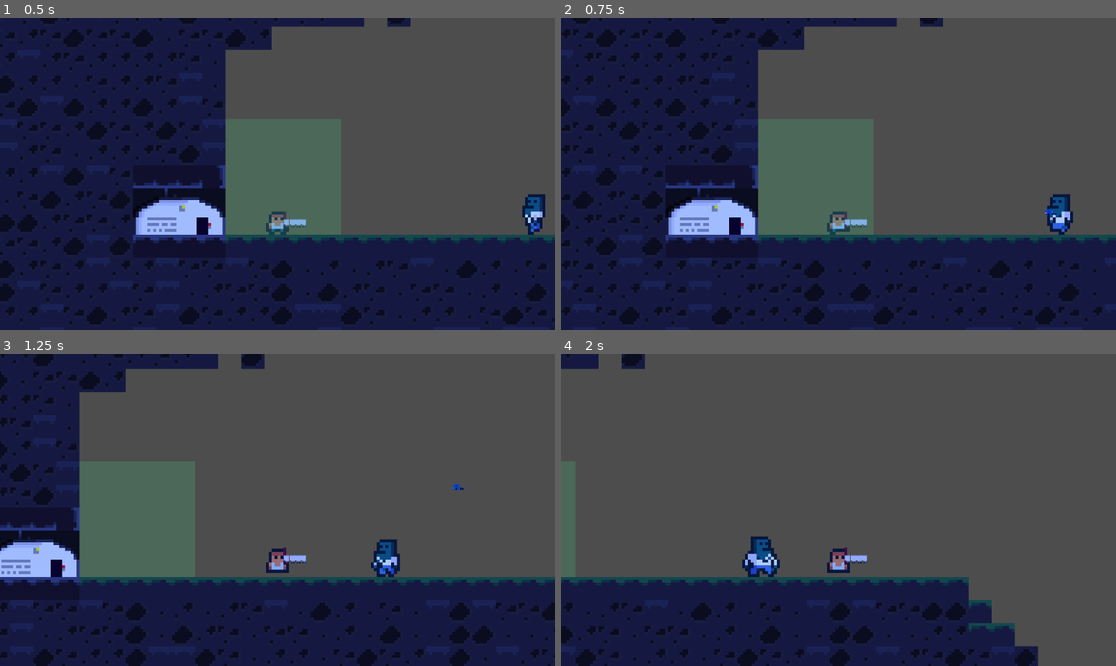
Above: before the commit, frames 1-4 (two rows, left to right).
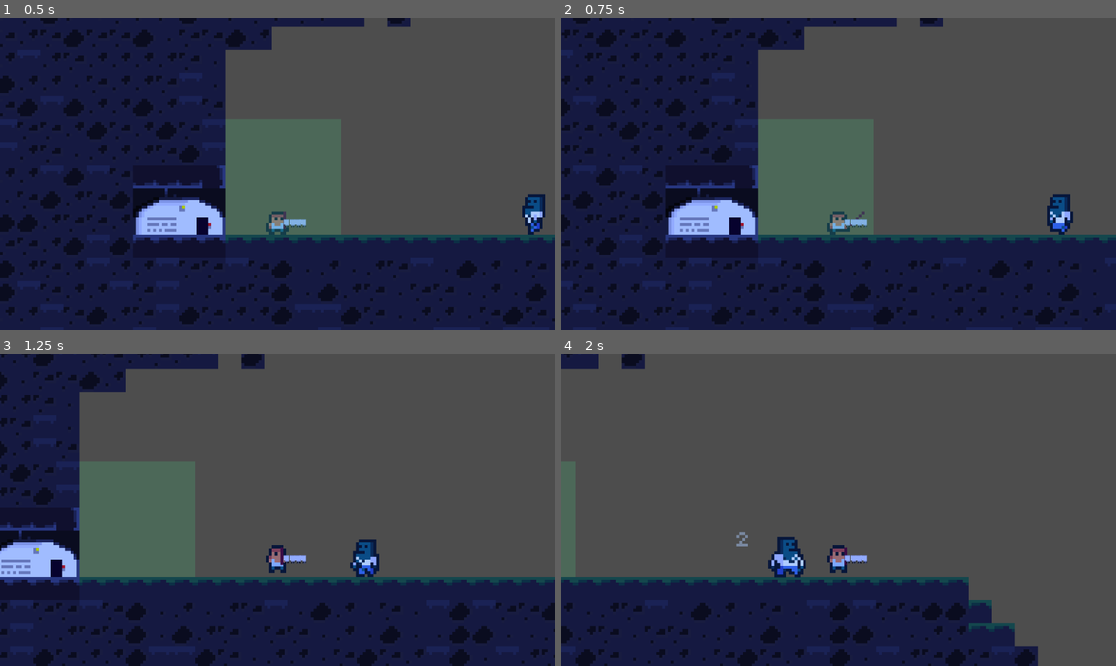
Above: after the commit, the same moments.

Repository: OllieBlomfield/zombie_game
Game: Godot game, scene res://scenes/levels/level_1.tscn
Same seed, same stepped clock (60 frames per second), same inputs: the game is played once before the commit and once after it. The engine's default icon, where the game draws it, is replaced by a stand-in: a white triangle on a blue panel in a dark square.
Inputs:
- Up to frame 1 (0.5 s): no input
- Up to frame 2 (0.75 s): hold D (right) from 0.53 s (still down); hold M (attack) from 0.53 s (still down)
- Up to frame 3 (1.25 s): keep holding D (right); keep holding M (attack); tap Space (jump) at 0.77 s
- Up to frame 4 (2 s): keep holding D (right); release M (attack) at 1.28 s; tap M (attack) at 1.35 s; tap Space (jump) at 1.52 s

Frame 1 is identical in both runs. In frame 2, less than 0.1% of the frame differs, in the area x 51-90%, y 61-68%; in frame 3, 1.2%; in frame 4, 1.5%, in the area x 31-53%, y 57-72%.

Commit message:
fixed positioning of damage labels

Diff:
--- a/components/hurtbox.gd
+++ b/components/hurtbox.gd
@@ -19,4 +19,4 @@
 	var damage_label = DAMAGE_LABEL.instantiate() as DamageLabel
 	damage_label.global_position = context.hit_point
 	damage_label.init(context)
-	get_parent().add_child(damage_label)
+	get_tree().current_scene.add_child(damage_label)
--- a/ranged_bullet.gd
+++ b/ranged_bullet.gd
@@ -21,7 +21,7 @@
 	var context := HitContext.new()
 	context.damage = damage
 	context.direction = velocity.normalized()
-	context.hit_point = position
+	context.hit_point = global_position
 	context.knockback = knockback
 
 	hurtbox.handle_hit(context)
--- a/scenes/objects/damage_label.tscn
+++ b/scenes/objects/damage_label.tscn
@@ -9,9 +9,9 @@
 label = NodePath("Label")
 
 [node name="Label" type="Label" parent="." unique_id=1320140073]
-offset_left = -4.0
+offset_left = 9.0
 offset_top = -8.0
-offset_right = 6.0
+offset_right = 19.0
 offset_bottom = 5.0
 text = "10"
 label_settings = ExtResource("2_ny86i")
--- a/scenes/objects/player.tscn
+++ b/scenes/objects/player.tscn
@@ -49,7 +49,7 @@
 
 [node name="Combat" type="Node" parent="." unique_id=1924109106 node_paths=PackedStringArray("current_weapon")]
 script = ExtResource("5_ksjmp")
-current_weapon = NodePath("../RangedWeapon")
+current_weapon = NodePath("../MeleWeapon")
 metadata/_custom_type_script = "uid://1kgpo4ysg2r4"
 
 [node name="MeleWeapon" parent="." unique_id=1078517139 instance=ExtResource("6_2rlf8")]
--- a/scripts/objects/player.gd
+++ b/scripts/objects/player.gd
@@ -71,7 +71,7 @@
 	move_and_slide()
 
 	if Input.is_action_pressed("attack"):
-		attacking = true
+		#attacking = true
 		combat.attack(facing_direction)
 
 func _handle_gravity(delta: float):
--- a/scripts/weapons/mele_weapon.gd
+++ b/scripts/weapons/mele_weapon.gd
@@ -40,7 +40,7 @@
 	var context: HitContext = HitContext.new()
 	context.damage = damage
 	context.direction = (hurtbox.global_position - global_position).normalized()
-	context.hit_point = position
+	context.hit_point = global_position
 	context.knockback = knockback
 	context.extra_y_knockback = extra_knockback_y
 	hurtbox.handle_hit(context)
